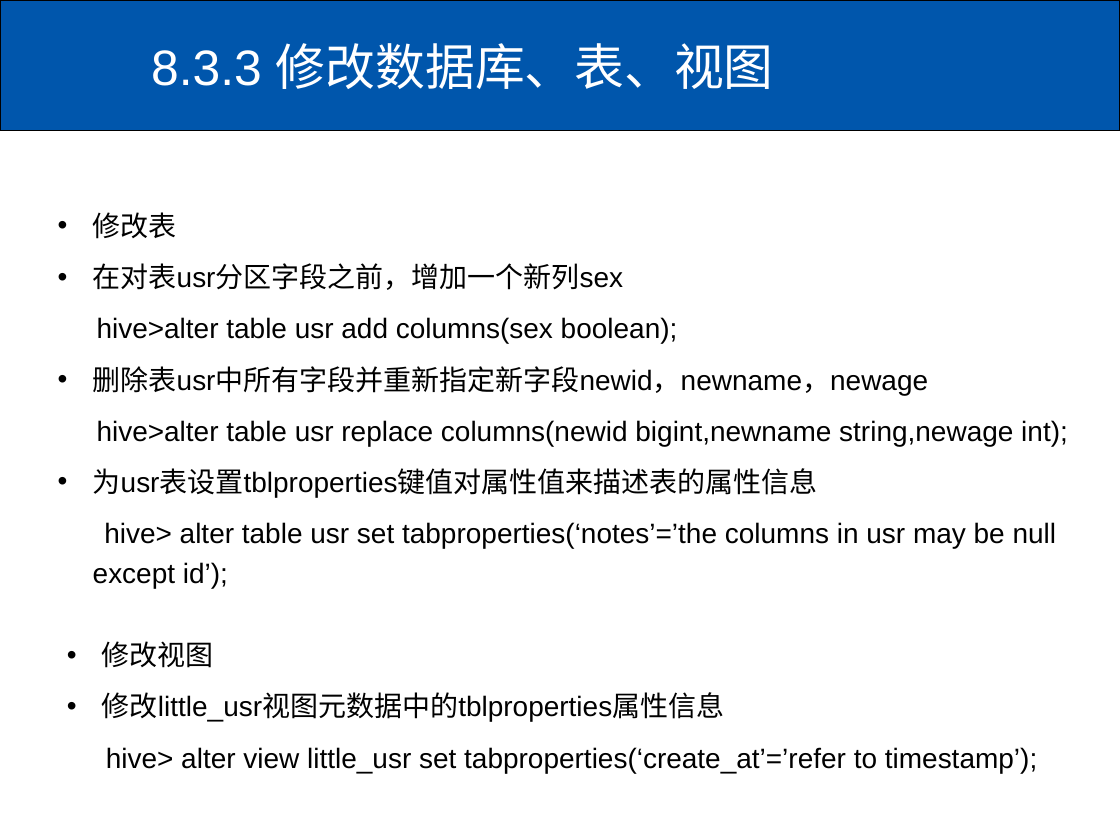
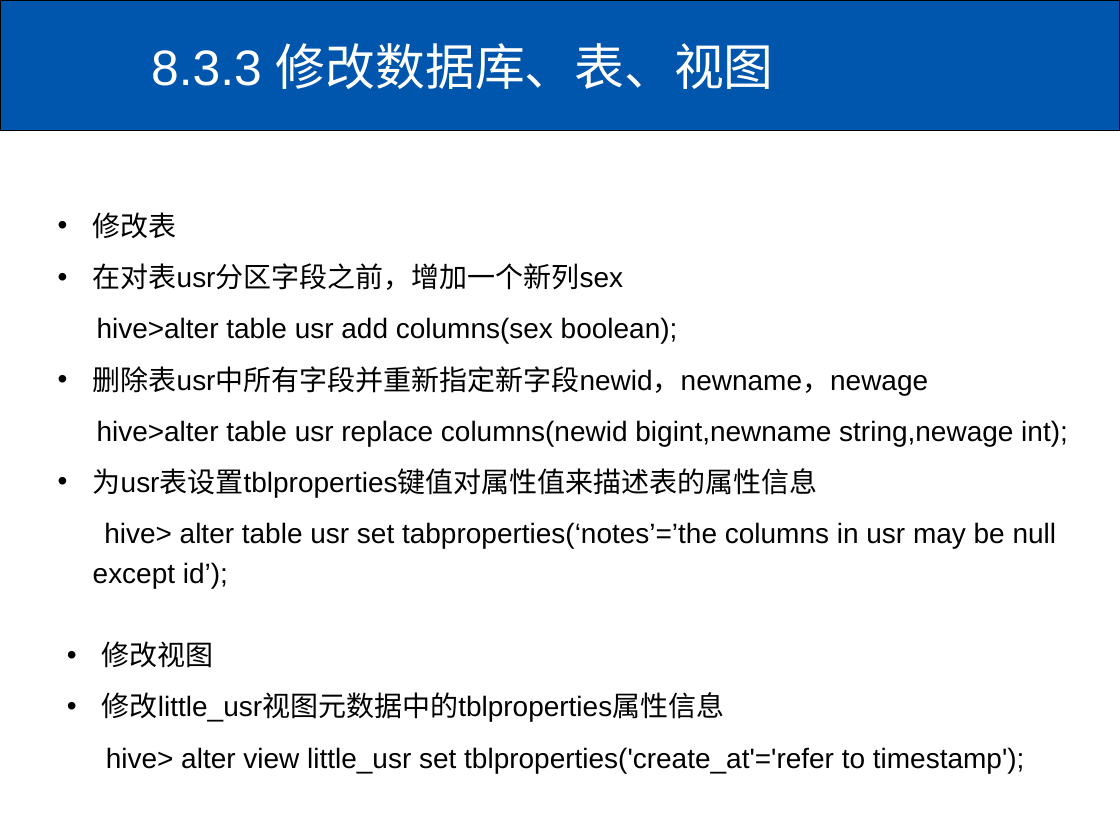
Before and after one commit to SZTU-Courses/IB00030-cloud-computing-2022, a slide deck: slide 20 of exps/exp8-hive/实验8.实验指导书.ppt. Drawn at 1120x840 pixels with LibreOffice and Linux fonts; fonts in the diff are those of the drawing. Boxes give left, top, right and bottom in pixels: in the first picture for what was removed or moved away, otherwise in the second. Text is boxed around its words. In the diff, an @@ line names an element or a change of style, - is before the commit and + after.

Commit message:
bug fix
1. 补充 Hive 初始化 mysql schema 命令，debug 命令
2. 补充 MySQL 8.0 的配置方法在ppt备注
3. 修正部分错误的 HiveQL

```diff
--- a/exps/exp8-hive/实验8.实验指导书.ppt
+++ b/exps/exp8-hive/实验8.实验指导书.ppt
@@ text at [106, 747, 1024, 773]: text changed @@
-hive> alter view little_usr set tabproperties(‘create_at’=’refer to timestamp’);
+hive> alter view little_usr set tblproperties('create_at'='refer to timestamp');
```
Also in this commit, not shown: 3 other slides changed.
